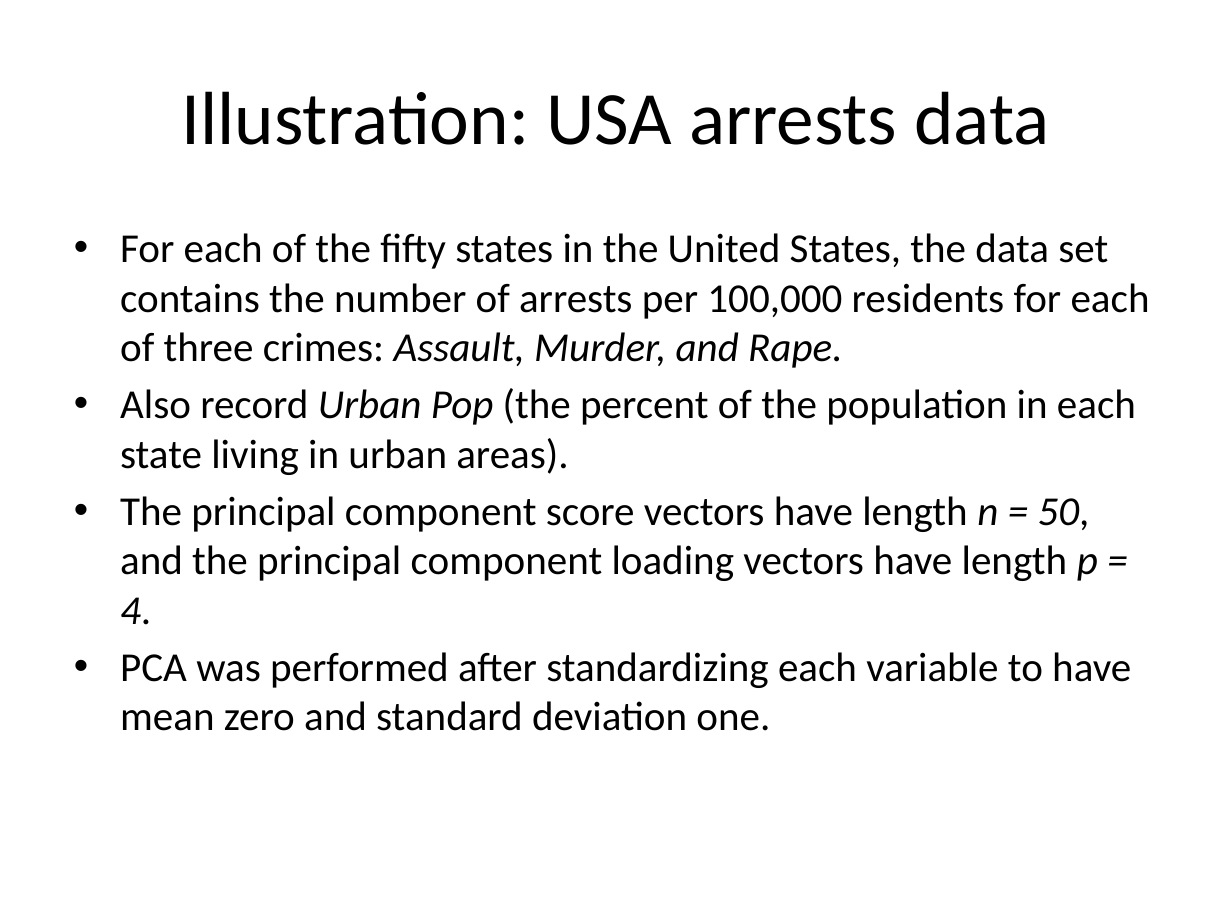
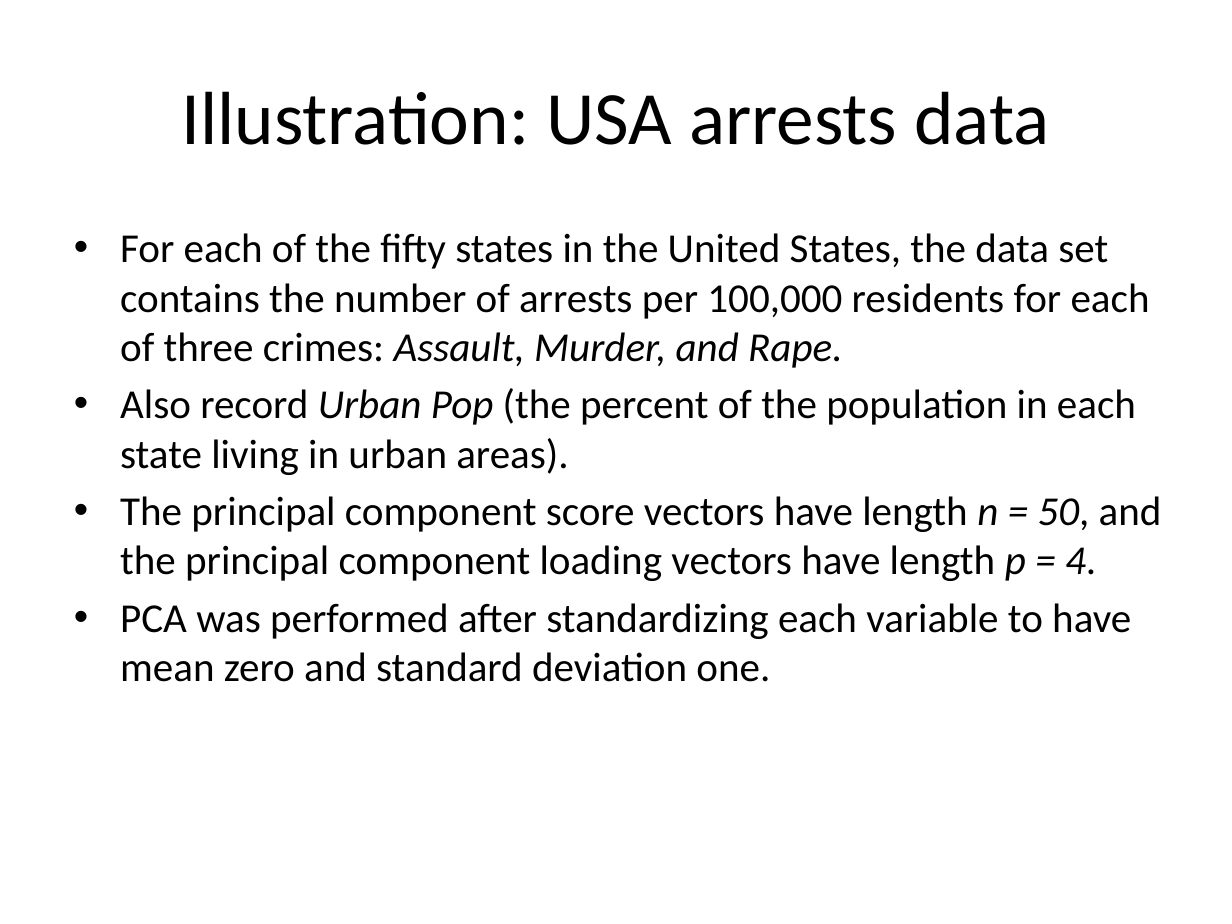
Before and after one commit to jayurbain/DataScienceIntro, a slide deck: slide 15 of slides/09_imensionality_reduction.pptx. Drawn at 1232x924 pixels with LibreOffice and Linux fonts; fonts in the diff are those of the drawing. Boxes give left, top, right and bottom in pixels: in the first picture for what was removed or moved away, otherwise in the second. Text is boxed around its words. In the diff, an @@ line names an element or a change of style, - is before the commit and + after.

```diff
--- a/slides/09_imensionality_reduction.pptx
+++ b/slides/09_imensionality_reduction.pptx
@@ text "For each of the fifty ..." rewrapped from <box>120,233,1150,731</box> to <box>120,233,1162,682</box> @@
```
Also in this commit, not shown: 5 other slides changed, 4 other files.
